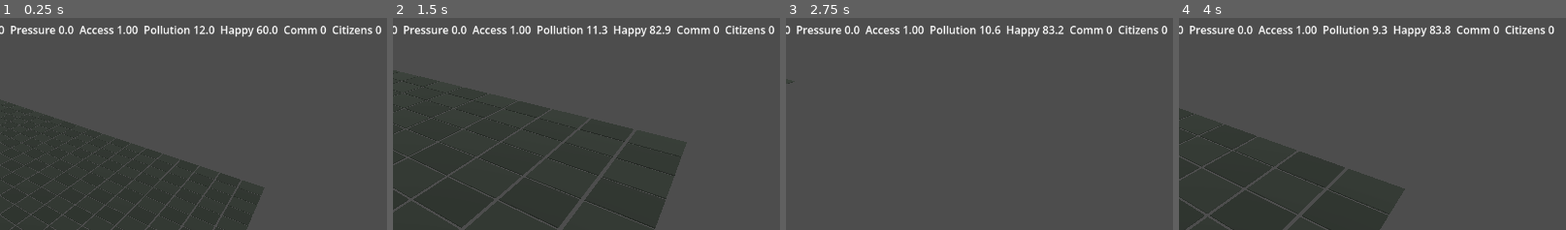
Above: before the commit, frames 1-4 (left to right).
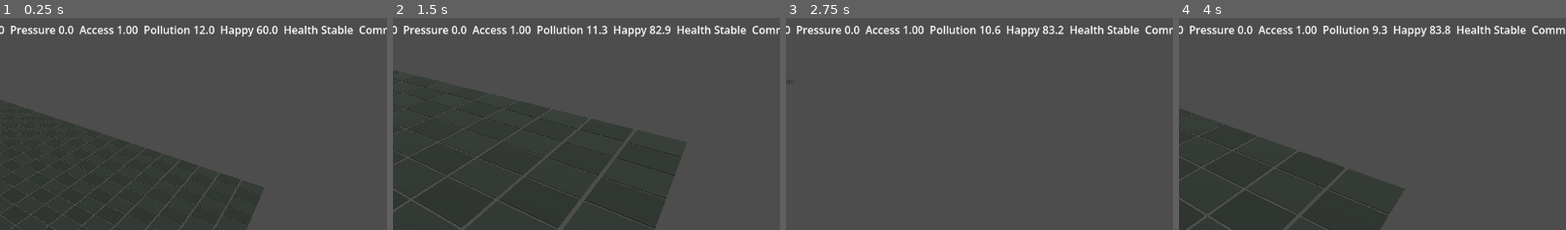
Above: after the commit, the same moments.

Repository: Jose04BN/CitySimGodot
Game: Godot game, scene res://scenes/Main.tscn
Two runs of this game, one before a commit and one after it. Both use one fixed random seed, a clock stepped at 60 frames per second and the inputs below.
Inputs (mouse positions are % of the whole screen's width and height, from its top left):
- Up to frame 1 (0.25 s): no input
- Up to frame 2 (1.5 s): tap Enter at 0.5 s; move the mouse to (72, 44) at 0.52 s; hold D 0.53-1.28 s; tap 1 at 0.6 s; click (72, 44) at 0.67 s; move the mouse to (30, 54) at 1.27 s; hold S from 1.28 s (still down); tap 2 at 1.35 s
- Up to frame 3 (2.75 s): move the mouse to (60, 26) at 2.02 s; release S at 2.03 s; hold D from 2.03 s (still down); tap 3 at 2.1 s
- Up to frame 4 (4 s): move the mouse to (45, 69) at 2.77 s; release D at 2.78 s; hold W 2.78-3.53 s; tap 4 at 2.85 s; click (45, 69) at 2.92 s; move the mouse to (80, 64) at 3.52 s; hold A from 3.53 s (still down); tap E at 3.6 s
The pictures show only the part of the screen within x 50-100%, y 9-59%; the shares and areas given below are measured in that part.

The runs differ from the first frame. In frame 1, 0.7% of the frame differs, in the area x 73-100%, y 3-8%; in frame 2, 0.7%; in frame 3, 0.7%; in frame 4, 0.7%, in the area x 71-100%, y 3-8%.

Commit message:
Add pollution-driven health crises

Diff:
--- a/scripts/CitySimulation.gd
+++ b/scripts/CitySimulation.gd
@@ -40,6 +40,8 @@
 var _commute_access_score: float = 0.5
 var _pollution: float = 12.0
 var _happiness: float = 60.0
+var _health_alert: String = "Stable"
+var _health_crisis_timer: float = 0.0
 var _citizen_spawn_accum: float = 0.0
 var _citizen_scene: Script = preload("res://scripts/Citizen.gd")
 
@@ -91,10 +93,14 @@
 
 	_pollution = clampf(_pollution + float(ind_zones) * 0.5 + float(_vehicle_count) * 0.12 - float(roads) * 0.08 - 0.6, 0.0, 100.0)
 	_happiness = clampf(70.0 + _commute_access_score * 18.0 - _traffic_pressure * 0.5 - _pollution * 0.45, 0.0, 100.0)
+	_update_health_state()
 
 	var desired_population: int = mini(res_capacity, int(float(jobs_capacity) * (0.9 + _happiness * 0.004) * commute_bonus))
 	if desired_population > _population:
-		var growth: int = maxi(1, int(ceil(float(desired_population - _population) * (0.05 + _happiness * 0.0005))))
+		var growth_rate: float = 0.05 + _happiness * 0.0005
+		if _health_alert != "Stable":
+			growth_rate *= 0.65
+		var growth: int = maxi(1, int(ceil(float(desired_population - _population) * growth_rate)))
 		_population += growth
 	elif desired_population < _population:
 		var decline: int = maxi(1, int(ceil(float(_population - desired_population) * 0.05)))
@@ -107,15 +113,23 @@
 	service_cost += float(_vehicle_count) * 0.25
 	service_cost += _traffic_pressure * 10.0
 	service_cost += _pollution * 0.12
+	if _health_alert != "Stable":
+		service_cost += 12.0
 	tax_income += float(_commuters) * 0.2
 	tax_income += _commute_access_score * 2.0
 	tax_income += _happiness * 0.05
+	if _health_alert != "Stable":
+		tax_income -= 8.0
 	tax_income -= _traffic_pressure * 4.0
 	_treasury += tax_income - service_cost
 
 	_r_demand = clampf(50.0 + float(jobs_capacity - _population) * 0.25 - float(res_zones) * 0.4 - _traffic_pressure * 0.9 + _commute_access_score * 18.0 + _happiness * 0.25 - _pollution * 0.4, 0.0, 100.0)
 	_c_demand = clampf(45.0 + float(_population - com_jobs) * 0.30 + float(roads) * 0.08 - _traffic_pressure * 0.7 + _commute_access_score * 10.0 + _happiness * 0.15, 0.0, 100.0)
 	_i_demand = clampf(40.0 + float(_population - ind_jobs) * 0.22 + float(roads) * 0.06 - float(_vehicle_count) * 0.5 - _traffic_pressure * 1.0 - _commute_access_score * 4.0 + _pollution * 0.3, 0.0, 100.0)
+	if _health_alert != "Stable":
+		_r_demand = clampf(_r_demand - 4.0, 0.0, 100.0)
+		_c_demand = clampf(_c_demand - 2.0, 0.0, 100.0)
+		_i_demand = clampf(_i_demand - 1.0, 0.0, 100.0)
 
 	_sim_hours += 0.25
 	if _sim_hours >= 24.0:
@@ -230,7 +244,7 @@
 	var unemployment: int = maxi(_population - employed, 0)
 	var households: int = int(round(float(_population) / 2.6))
 
-	_stats_label.text = "Time %02d:%02d  |  Pop %d  HH %d  Jobs %d  Unemp %d  Treasury $%d\nRoads %d  Zones R:%d C:%d I:%d  |  Demand R:%d C:%d I:%d  |  Traffic %d  Cong %.2f  Pressure %.1f  Access %.2f  Pollution %.1f  Happy %.1f  Comm %d  Citizens %d" % [
+	_stats_label.text = "Time %02d:%02d  |  Pop %d  HH %d  Jobs %d  Unemp %d  Treasury $%d\nRoads %d  Zones R:%d C:%d I:%d  |  Demand R:%d C:%d I:%d  |  Traffic %d  Cong %.2f  Pressure %.1f  Access %.2f  Pollution %.1f  Happy %.1f  Health %s  Comm %d  Citizens %d" % [
 		int(floor(_sim_hours)),
 		int(round((_sim_hours - floor(_sim_hours)) * 60.0)) % 60,
 		_population,
@@ -251,6 +265,7 @@
 		_commute_access_score,
 		_pollution,
 		_happiness,
+		_health_alert,
 		_commuters,
 		_citizens_parent.get_child_count() if _citizens_parent != null else 0
 	]
@@ -286,7 +301,9 @@
 		"c_demand": _c_demand,
 		"i_demand": _i_demand,
 		"pollution": _pollution,
-		"happiness": _happiness
+		"happiness": _happiness,
+		"health_alert": _health_alert,
+		"health_crisis_timer": _health_crisis_timer
 	}
 
 func _on_city_loaded(payload: Dictionary) -> void:
@@ -303,6 +320,8 @@
 	_i_demand = float(sim.get("i_demand", 50.0))
 	_pollution = float(sim.get("pollution", 12.0))
 	_happiness = float(sim.get("happiness", 60.0))
+	_health_alert = str(sim.get("health_alert", "Stable"))
+	_health_crisis_timer = float(sim.get("health_crisis_timer", 0.0))
 	_build_controller.call("set_city_environment", _pollution, _happiness)
 
 func _on_traffic_changed(vehicle_count: int, congestion_factor: float) -> void:
@@ -311,3 +330,19 @@
 	_traffic_pressure = float(_vehicle_count) * (1.0 - _congestion_factor) * 1.5
 	_commute_access_score = clampf(1.0 - (_traffic_pressure / 24.0), 0.0, 1.0)
 	_commuters = int(round(float(_population) * (1.0 - _congestion_factor) * 0.55))
+
+func _update_health_state() -> void:
+	if _pollution > 82.0 and _happiness < 32.0:
+		_health_crisis_timer = min(_health_crisis_timer + tick_seconds, 12.0)
+		_health_alert = "Smog Alert"
+		_population = maxi(_population - 1, 0)
+	elif _pollution > 65.0 and _happiness < 45.0:
+		_health_crisis_timer = max(_health_crisis_timer - tick_seconds * 0.5, 0.0)
+		_health_alert = "Warning"
+	else:
+		_health_crisis_timer = max(_health_crisis_timer - tick_seconds, 0.0)
+		_health_alert = "Stable"
+
+	if _health_crisis_timer > 0.0 and _health_alert == "Smog Alert":
+		_pollution = clampf(_pollution + 0.25, 0.0, 100.0)
+		_happiness = clampf(_happiness - 0.6, 0.0, 100.0)
